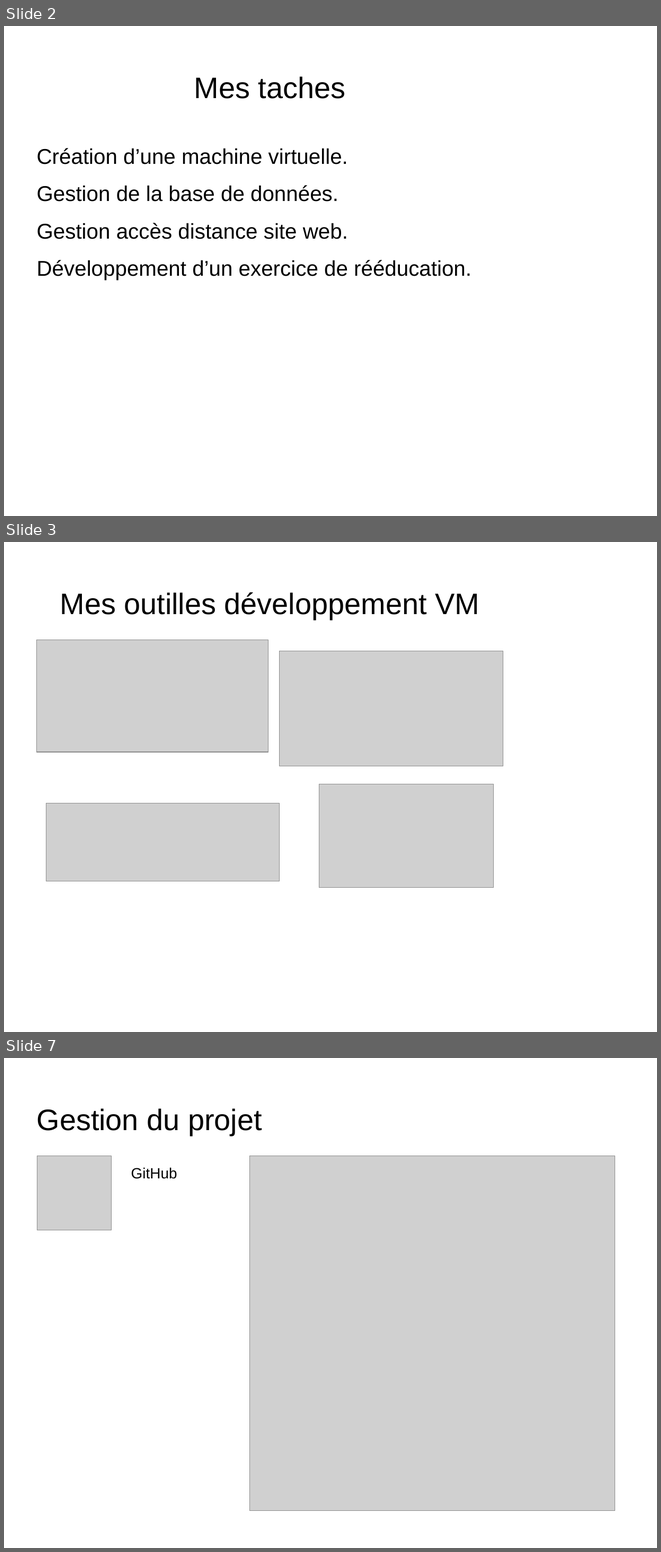
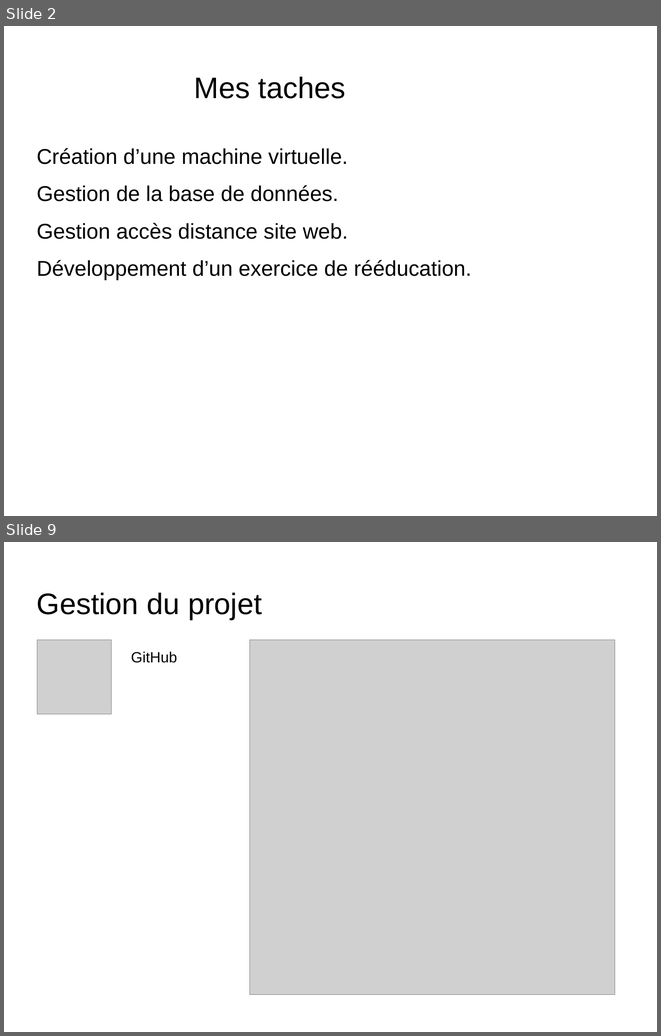
Before and after one commit to ClementM0512/Projet_Ortho, a slide deck: diapo karl Bourgault.odp. Shown one above the other, each under a label of ours: slides 2, 3 and 7 before the commit, slides 2 and 9 after it; the slides between them are not shown. The pictures are 661x1552 and 661x1036 pixels, drawn with LibreOffice and Linux fonts; fonts in the diff are those of the drawing; grey boxes stand for pictures; background and template pictures are left out. Boxes give left, top, right and bottom in pixels: in the first picture for what was removed or moved away, otherwise in the second. Text is boxed around its words. In the diff, an @@ line names an element or a change of style, - is before the commit and + after.

```diff
--- a/diapo karl Bourgault.odp
+++ b/diapo karl Bourgault.odp
@@ slide 3 removed at (x1=4, y1=542, x2=657, y2=1032), background picture (left out) @@
@@ title removed at (x1=60, y1=592, x2=479, y2=619) @@
-Mes outilles développement VM
@@ picture removed at (x1=36, y1=640, x2=268, y2=752) @@
@@ picture removed at (x1=280, y1=651, x2=503, y2=766) @@
@@ picture removed at (x1=319, y1=784, x2=494, y2=888) @@
@@ picture removed at (x1=46, y1=803, x2=280, y2=881) @@
@@ what was slide 7 is now slide 9 @@
```
Also in this commit, not shown: 2 slides changed, 6 slides added, 4 other slides removed.
